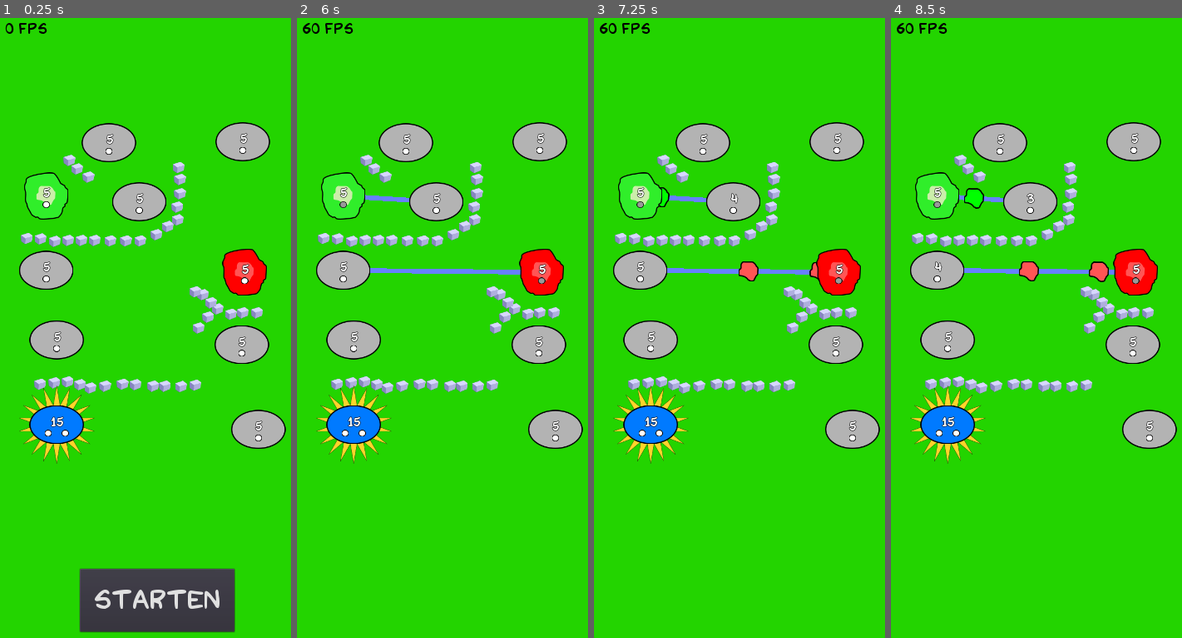
Above: before the commit, frames 1-4 (left to right).
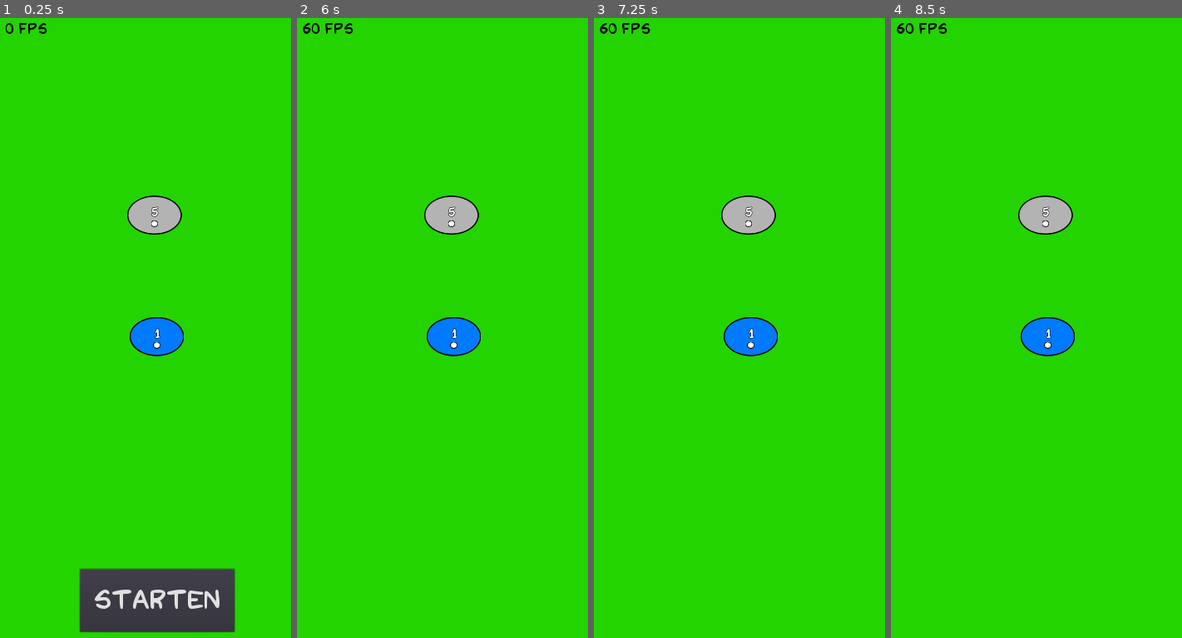
Above: after the commit, the same moments.

Repository: CrowdWare/CancerHealing
Game: Godot game, scene res://World.tscn
Two runs of this game, one before a commit and one after it. Both use one fixed random seed, a clock stepped at 60 frames per second and the inputs below.
Inputs (mouse positions are in pixels of both pictures, inside the frame that each line leads up to):
- Up to frame 1 (0.25 s): no input
- Up to frame 2 (6 s): click "Starten" at 0.5 s; tap Enter at 1.25, 2.75, 4.25 s; drag from (538, 346) to (486, 185) at 1.27 s; tap Space at 2, 3.5, 5 s; drag from (352, 340) to (436, 470) at 2.02 s; move the mouse to (343, 272) at 2.77 s; click (343, 272) at 2.92 s; drag from (541, 272) to (349, 235) at 3.52 s; drag from (538, 142) to (468, 334) at 4.27 s; drag from (404, 142) to (401, 166) at 5.02 s; move the mouse to (436, 204) at 5.77 s; click (436, 204) at 5.92 s
- Up to frame 3 (7.25 s): drag from (640, 197) to (681, 365) at 6.52 s
- Up to frame 4 (8.5 s): drag from (946, 427) to (1080, 185) at 7.27 s; drag from (1149, 427) to (1030, 470) at 8.02 s

The runs differ from the first frame. In frame 1, 13% of the frame differs, in the area x 6-99%, y 16-72%; in frame 2, 14%; in frame 3, 14%; in frame 4, 14%.

Commit message:
upd

Diff:
--- a/Cell.gd
+++ b/Cell.gd
@@ -142,7 +142,7 @@
 
 func _draw():
 	if dragging:
-		if dragHitsWall() or dragThroughPlayer():
+		if dragHitsWall():# or dragThroughPlayer():
 			dragHitsWallOrPlayer = true
 			Global.draw_dashed_line(self, Vector2(0,0), Vector2(drag_pos.x - orig.x, drag_pos.y - orig.y), Color(.5, .5, .5), 15, 15)
 		else:
@@ -151,9 +151,12 @@
 
 func dragHitsWall():
 	for child in world.get_node("Level").get_children():
-		if child is StaticBody2D:
-			if child.typ == -1:
-				var hit = Geometry.segment_intersects_circle(self.position, drag_pos, child.position, 20)
+		if child is TileMap:
+			for tile in child.get_used_cells():
+				var pos = child.map_to_world(tile)
+				pos.x = pos.x + 16
+				pos.y = pos.y + 16
+				var hit = Geometry.segment_intersects_circle(self.position, drag_pos, pos, 16)
 				if hit > 0:
 					return true
 	return false
@@ -164,7 +167,6 @@
 			if child != self and child.typ == 1:
 				var intersects = Geometry.segment_intersects_circle(self.position, drag_pos, child.position, 40)
 				var hit = Geometry.is_point_in_circle(drag_pos, child.position, 40)
-
 				if intersects > 0 and hit == false:
 					return true
 	return false
--- a/Level4.tscn
+++ b/Level4.tscn
@@ -1,7 +1,7 @@
 [gd_scene load_steps=3 format=2]
 
 [ext_resource path="res://Cell.tscn" type="PackedScene" id=1]
-[ext_resource path="res://brick.tscn" type="PackedScene" id=2]
+[ext_resource path="res://wall.tres" type="TileSet" id=2]
 
 [node name="Node2D" type="Node2D"]
 
@@ -18,17 +18,8 @@
 position = Vector2( 556, 461 )
 count = 5
 
-[node name="Node2D" parent="." instance=ExtResource( 2 )]
-position = Vector2( 294, 575 )
-
-[node name="Node2D2" parent="." instance=ExtResource( 2 )]
-position = Vector2( 322, 578 )
-
-[node name="Node2D3" parent="." instance=ExtResource( 2 )]
-position = Vector2( 348, 579 )
-
-[node name="Node2D4" parent="." instance=ExtResource( 2 )]
-position = Vector2( 376, 580 )
-
-[node name="Node2D5" parent="." instance=ExtResource( 2 )]
-position = Vector2( 401, 582 )
+[node name="TileMap" type="TileMap" parent="."]
+tile_set = ExtResource( 2 )
+cell_size = Vector2( 32, 32 )
+format = 1
+tile_data = PoolIntArray( 1179657, 0, 0, 1179658, 0, 0, 1179659, 0, 0, 1179660, 0, 0 )
--- a/Level5.tscn
+++ b/Level5.tscn
@@ -1,7 +1,7 @@
 [gd_scene load_steps=3 format=2]
 
 [ext_resource path="res://Cell.tscn" type="PackedScene" id=1]
-[ext_resource path="res://brick.tscn" type="PackedScene" id=2]
+[ext_resource path="res://wall.tres" type="TileSet" id=2]
 
 [node name="Node2D" type="Node2D"]
 
@@ -20,14 +20,14 @@
 [node name="Cell6" parent="." instance=ExtResource( 1 )]
 position = Vector2( 547, 569 )
 count = 5
-typ = 3
 
 [node name="Cell7" parent="." instance=ExtResource( 1 )]
 position = Vector2( 543, 295 )
 count = 5
+typ = 3
 
 [node name="Cell8" parent="." instance=ExtResource( 1 )]
-position = Vector2( 261, 297 )
+position = Vector2( 260, 267 )
 count = 5
 
 [node name="Cell9" parent="." instance=ExtResource( 1 )]
@@ -40,7 +40,13 @@
 typ = 2
 
 [node name="Cell2" parent="." instance=ExtResource( 1 )]
-position = Vector2( 151, 889 )
+position = Vector2( 151, 923 )
+count = 15
+typ = 1
+isSun = true
+
+[node name="Cell11" parent="." instance=ExtResource( 1 )]
+position = Vector2( 151, 923 )
 count = 15
 typ = 1
 isSun = true
@@ -49,122 +55,8 @@
 position = Vector2( 576, 899 )
 count = 5
 
-[node name="Node2D" parent="." instance=ExtResource( 2 )]
-position = Vector2( 146, 801 )
-
-[node name="Node2D7" parent="." instance=ExtResource( 2 )]
-position = Vector2( 116, 804 )
-
-[node name="Node2D8" parent="." instance=ExtResource( 2 )]
-position = Vector2( 317, 805 )
-
-[node name="Node2D9" parent="." instance=ExtResource( 2 )]
-position = Vector2( 354, 808 )
-
-[node name="Node2D10" parent="." instance=ExtResource( 2 )]
-position = Vector2( 379, 808 )
-
-[node name="Node2D33" parent="." instance=ExtResource( 2 )]
-position = Vector2( 413, 809 )
-
-[node name="Node2D34" parent="." instance=ExtResource( 2 )]
-position = Vector2( 443, 806 )
-
-[node name="Node2D11" parent="." instance=ExtResource( 2 )]
-position = Vector2( 543, 654 )
-
-[node name="Node2D12" parent="." instance=ExtResource( 2 )]
-position = Vector2( 573, 654 )
-
-[node name="Node2D13" parent="." instance=ExtResource( 2 )]
-position = Vector2( 518, 657 )
-
-[node name="Node2D35" parent="." instance=ExtResource( 2 )]
-position = Vector2( 490, 646 )
-
-[node name="Node2D36" parent="." instance=ExtResource( 2 )]
-position = Vector2( 476, 633 )
-
-[node name="Node2D37" parent="." instance=ExtResource( 2 )]
-position = Vector2( 459, 616 )
-
-[node name="Node2D40" parent="." instance=ExtResource( 2 )]
-position = Vector2( 443, 610 )
-
-[node name="Node2D38" parent="." instance=ExtResource( 2 )]
-position = Vector2( 470, 663 )
-
-[node name="Node2D39" parent="." instance=ExtResource( 2 )]
-position = Vector2( 450, 686 )
-
-[node name="Node2D14" parent="." instance=ExtResource( 2 )]
-position = Vector2( 175, 502 )
-
-[node name="Node2D18" parent="." instance=ExtResource( 2 )]
-position = Vector2( 203, 502 )
-
-[node name="Node2D19" parent="." instance=ExtResource( 2 )]
-position = Vector2( 231, 502 )
-
-[node name="Node2D20" parent="." instance=ExtResource( 2 )]
-position = Vector2( 264, 503 )
-
-[node name="Node2D21" parent="." instance=ExtResource( 2 )]
-position = Vector2( 297, 503 )
-
-[node name="Node2D22" parent="." instance=ExtResource( 2 )]
-position = Vector2( 327, 503 )
-
-[node name="Node2D23" parent="." instance=ExtResource( 2 )]
-position = Vector2( 361, 490 )
-
-[node name="Node2D24" parent="." instance=ExtResource( 2 )]
-position = Vector2( 385, 473 )
-
-[node name="Node2D25" parent="." instance=ExtResource( 2 )]
-position = Vector2( 406, 459 )
-
-[node name="Node2D26" parent="." instance=ExtResource( 2 )]
-position = Vector2( 405, 432 )
-
-[node name="Node2D27" parent="." instance=ExtResource( 2 )]
-position = Vector2( 411, 404 )
-
-[node name="Node2D28" parent="." instance=ExtResource( 2 )]
-position = Vector2( 411, 374 )
-
-[node name="Node2D29" parent="." instance=ExtResource( 2 )]
-position = Vector2( 408, 349 )
-
-[node name="Node2D30" parent="." instance=ExtResource( 2 )]
-position = Vector2( 218, 369 )
-
-[node name="Node2D31" parent="." instance=ExtResource( 2 )]
-position = Vector2( 194, 352 )
-
-[node name="Node2D32" parent="." instance=ExtResource( 2 )]
-position = Vector2( 178, 334 )
-
-[node name="Node2D15" parent="." instance=ExtResource( 2 )]
-position = Vector2( 147, 504 )
-
-[node name="Node2D16" parent="." instance=ExtResource( 2 )]
-position = Vector2( 117, 499 )
-
-[node name="Node2D17" parent="." instance=ExtResource( 2 )]
-position = Vector2( 88, 498 )
-
-[node name="Node2D6" parent="." instance=ExtResource( 2 )]
-position = Vector2( 174, 799 )
-
-[node name="Node2D2" parent="." instance=ExtResource( 2 )]
-position = Vector2( 290, 804 )
-
-[node name="Node2D3" parent="." instance=ExtResource( 2 )]
-position = Vector2( 200, 805 )
-
-[node name="Node2D4" parent="." instance=ExtResource( 2 )]
-position = Vector2( 222, 812 )
-
-[node name="Node2D5" parent="." instance=ExtResource( 2 )]
-position = Vector2( 253, 808 )
+[node name="TileMap" type="TileMap" parent="."]
+tile_set = ExtResource( 2 )
+cell_size = Vector2( 32, 32 )
+format = 1
+tile_data = PoolIntArray( 655364, 0, 0, 655365, 0, 0, 655366, 0, 0, 655367, 0, 0, 655372, 0, 0, 720909, 0, 0, 786446, 0, 0, 851982, 0, 0, 917518, 0, 0, 983042, 0, 0, 983043, 0, 0, 983044, 0, 0, 983045, 0, 0, 983046, 0, 0, 983047, 0, 0, 983048, 0, 0, 983049, 0, 0, 983050, 0, 0, 983051, 0, 0, 983052, 0, 0, 983053, 0, 0, 983054, 0, 0, 1245196, 0, 0, 1310732, 0, 0, 1310733, 0, 0, 1310734, 0, 0, 1310735, 0, 0, 1310736, 0, 0, 1310737, 0, 0, 1310738, 0, 0, 1638403, 0, 0, 1638404, 0, 0, 1638405, 0, 0, 1638406, 0, 0, 1638407, 0, 0, 1638408, 0, 0, 1638409, 0, 0, 1638410, 0, 0, 1638411, 0, 0, 1638412, 0, 0, 1638413, 0, 0, 1638414, 0, 0 )
--- a/Level6.tscn
+++ /dev/null
@@ -1,49 +0,0 @@
-[gd_scene load_steps=2 format=2]
-
-[ext_resource path="res://Cell.tscn" type="PackedScene" id=2]
-
-[node name="Node2D" type="Node2D"]
-
-[node name="Cell1" parent="." instance=ExtResource( 2 )]
-position = Vector2( 541, 721 )
-count = 5
-
-[node name="Cell4" parent="." instance=ExtResource( 2 )]
-position = Vector2( 151, 711 )
-count = 5
-
-[node name="Cell5" parent="." instance=ExtResource( 2 )]
-position = Vector2( 129, 565 )
-count = 5
-
-[node name="Cell6" parent="." instance=ExtResource( 2 )]
-position = Vector2( 547, 569 )
-count = 5
-typ = 3
-
-[node name="Cell7" parent="." instance=ExtResource( 2 )]
-position = Vector2( 543, 295 )
-count = 5
-
-[node name="Cell8" parent="." instance=ExtResource( 2 )]
-position = Vector2( 261, 297 )
-count = 5
-
-[node name="Cell9" parent="." instance=ExtResource( 2 )]
-position = Vector2( 325, 421 )
-count = 5
-
-[node name="Cell10" parent="." instance=ExtResource( 2 )]
-position = Vector2( 129, 409 )
-count = 5
-typ = 2
-
-[node name="Cell2" parent="." instance=ExtResource( 2 )]
-position = Vector2( 151, 889 )
-count = 15
-typ = 1
-isSun = true
-
-[node name="Cell3" parent="." instance=ExtResource( 2 )]
-position = Vector2( 576, 899 )
-count = 5
--- /dev/null
+++ b/wall.svg
@@ -0,0 +1,55 @@
+<?xml version="1.0" encoding="UTF-8" standalone="no"?>
+<!-- Created with Inkscape (http://www.inkscape.org/) -->
+
+<svg
+   width="32"
+   height="32"
+   viewBox="0 0 8.4666665 8.4666669"
+   version="1.1"
+   id="svg5"
+   inkscape:version="1.1.1 (3bf5ae0, 2021-09-20)"
+   sodipodi:docname="wall.svg"
+   xmlns:inkscape="http://www.inkscape.org/namespaces/inkscape"
+   xmlns:sodipodi="http://sodipodi.sourceforge.net/DTD/sodipodi-0.dtd"
+   xmlns="http://www.w3.org/2000/svg"
+   xmlns:svg="http://www.w3.org/2000/svg">
+  <sodipodi:namedview
+     id="namedview7"
+     pagecolor="#ffffff"
+     bordercolor="#666666"
+     borderopacity="1.0"
+     inkscape:pageshadow="2"
+     inkscape:pageopacity="0.0"
+     inkscape:pagecheckerboard="0"
+     inkscape:document-units="mm"
+     showgrid="false"
+     units="px"
+     width="32px"
+     inkscape:zoom="14.130162"
+     inkscape:cx="12.031001"
+     inkscape:cy="17.374182"
+     inkscape:window-width="1848"
+     inkscape:window-height="1016"
+     inkscape:window-x="72"
+     inkscape:window-y="27"
+     inkscape:window-maximized="1"
+     inkscape:current-layer="layer1" />
+  <defs
+     id="defs2" />
+  <g
+     inkscape:label="Ebene 1"
+     inkscape:groupmode="layer"
+     id="layer1">
+    <rect
+       style="fill:#d38d5f;fill-opacity:1;stroke:#000000;stroke-width:0.209815"
+       id="rect902"
+       height="8.4666662"
+       x="0.0088080708"
+       y="0.020209875"
+       width="8.4666662"
+       ry="1.0195801"
+       inkscape:export-filename="/home/art/SourceCode/CancerWar/wall.png"
+       inkscape:export-xdpi="96"
+       inkscape:export-ydpi="96" />
+  </g>
+</svg>
--- /dev/null
+++ b/wall.tres
@@ -0,0 +1,29 @@
+[gd_resource type="TileSet" load_steps=3 format=2]
+
+[ext_resource path="res://wall.png" type="Texture" id=1]
+
+[sub_resource type="RectangleShape2D" id=1]
+extents = Vector2( 15, 16 )
+
+[resource]
+0/name = "Sprite"
+0/texture = ExtResource( 1 )
+0/tex_offset = Vector2( 0, 0 )
+0/modulate = Color( 1, 1, 1, 1 )
+0/region = Rect2( 0, 0, 32, 32 )
+0/tile_mode = 0
+0/occluder_offset = Vector2( 16, 16 )
+0/navigation_offset = Vector2( 16, 16 )
+0/shape_offset = Vector2( 16, 16 )
+0/shape_transform = Transform2D( 1, 0, 0, 1, 16, 16 )
+0/shape = SubResource( 1 )
+0/shape_one_way = false
+0/shape_one_way_margin = 1.0
+0/shapes = [ {
+"autotile_coord": Vector2( 0, 0 ),
+"one_way": false,
+"one_way_margin": 1.0,
+"shape": SubResource( 1 ),
+"shape_transform": Transform2D( 1, 0, 0, 1, 16, 16 )
+} ]
+0/z_index = 0
--- /dev/null
+++ b/wall.tscn
@@ -0,0 +1,16 @@
+[gd_scene load_steps=3 format=2]
+
+[ext_resource path="res://wall.png" type="Texture" id=1]
+
+[sub_resource type="RectangleShape2D" id=1]
+extents = Vector2( 15, 16 )
+
+[node name="Node" type="Node"]
+
+[node name="Sprite" type="Sprite" parent="."]
+texture = ExtResource( 1 )
+
+[node name="StaticBody2D" type="StaticBody2D" parent="Sprite"]
+
+[node name="CollisionShape2D" type="CollisionShape2D" parent="Sprite/StaticBody2D"]
+shape = SubResource( 1 )
--- a/world.gd
+++ b/world.gd
@@ -8,11 +8,10 @@
 var startTime = 0
 var processedFrame = -1
 var swipe_start = null
-var level = 5
+var level = 1
 
 const SPEED = 150
 const MAX_LEVEL_COUNT = 5
-
 
 ######
 ##
@@ -76,9 +75,10 @@
 	processedFrame = -1
 	if level < MAX_LEVEL_COUNT:
 		level = level + 1
+	else:
+		level = 1
 	loadLevel("Level" + str(level))
 	update()
-
 
 func _on_NochMal_pressed():
 	$NochMal.visible = false
@@ -271,11 +271,23 @@
 			return true
 	return false
 
+#func pathHitsWall(from, to):
+#	for child in $Level.get_children():
+#		if child is StaticBody2D:
+#			if child.typ == -1:
+#				var hit = Geometry.segment_intersects_circle(from.position, to.position, child.position, 20)
+#				if hit > 0:
+#					return true
+#	return false
+
 func pathHitsWall(from, to):
 	for child in $Level.get_children():
-		if child is StaticBody2D:
-			if child.typ == -1:
-				var hit = Geometry.segment_intersects_circle(from.position, to.position, child.position, 20)
+		if child is TileMap:
+			for tile in child.get_used_cells():
+				var pos = child.map_to_world(tile)
+				pos.x = pos.x + 16
+				pos.y = pos.y + 16
+				var hit = Geometry.segment_intersects_circle(from.position, to.position, pos, 16)
 				if hit > 0:
 					return true
 	return false
Binary file added: wall.png
Not shown, added: wall.png.import
Not shown, added: wall.svg.import
Not shown, changed: CancerWar.apk
Not shown, changed: CancerWar.apk.idsig
